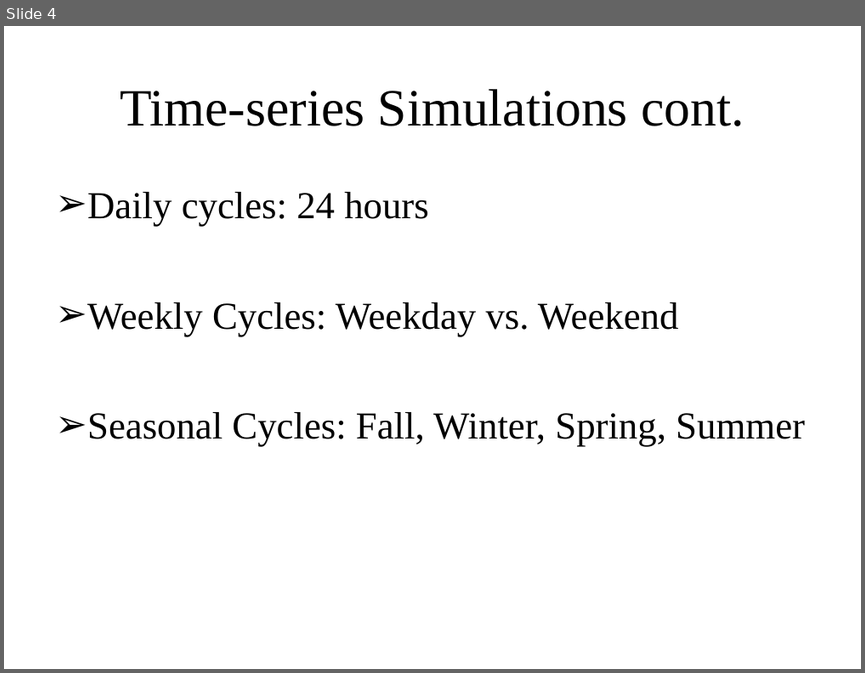
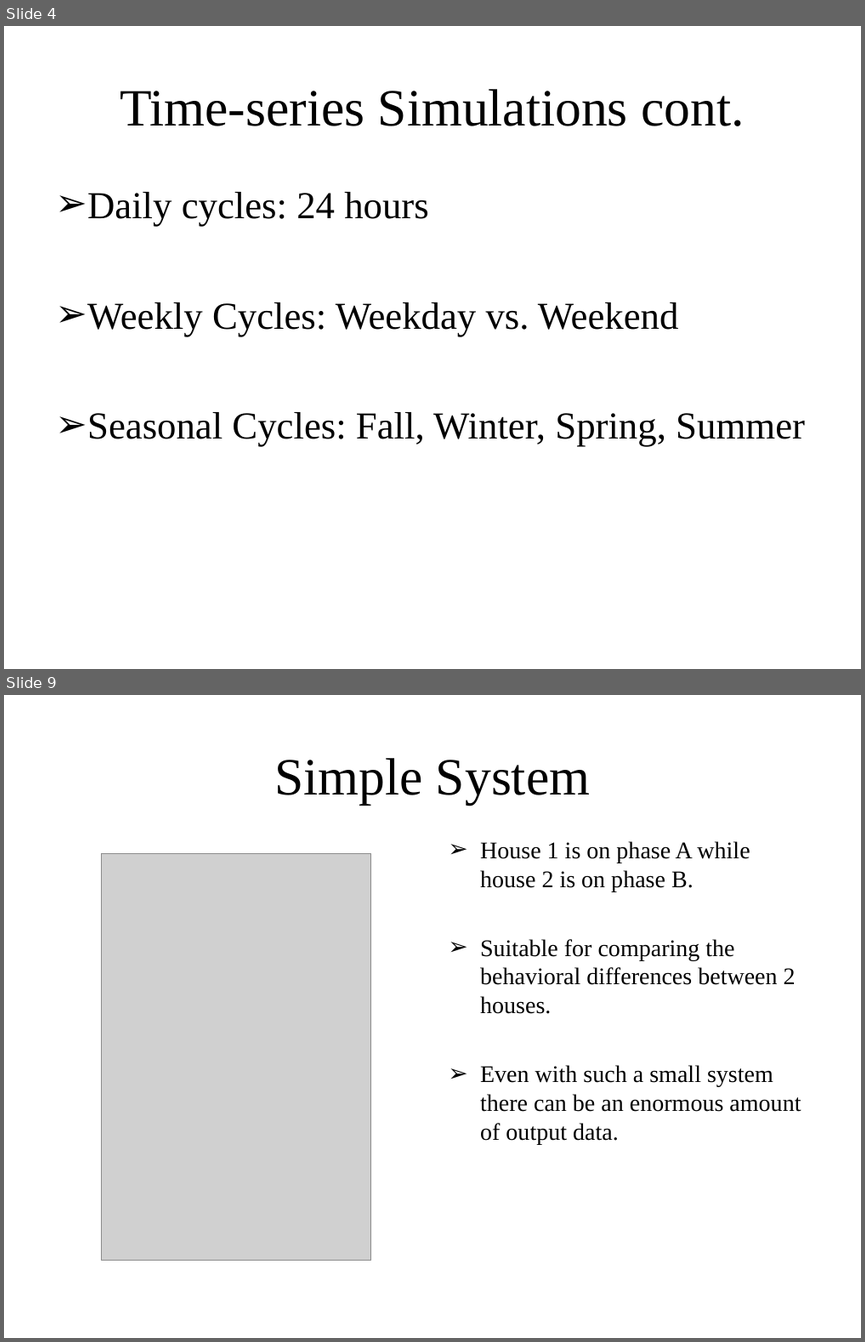
Before and after one commit to gridlab-d/course, a slide deck: Distribution Analysis Course/1.0 - Anual Analysis.ppt. Shown one above the other, each under a label of ours: slide 4 before the commit, slides 4 and 9 after it; the slides between them are not shown. The pictures are 865x673 and 865x1342 pixels, drawn with LibreOffice and Linux fonts; fonts in the diff are those of the drawing; grey boxes stand for pictures. Boxes give left, top, right and bottom in pixels: in the first picture for what was removed or moved away, otherwise in the second. Text is boxed around its words. In the diff, an @@ line names an element or a change of style, - is before the commit and + after.

```diff
--- a/Distribution Analysis Course/1.0 - Anual Analysis.ppt
+++ b/Distribution Analysis Course/1.0 - Anual Analysis.ppt
@@ slide 9 added at <box>4,695,861,1338</box>, background #FFFFFF @@
@@ title added at <box>274,758,590,805</box>, 44 pt, text #000000 @@
+Simple System
@@ text added at <box>480,841,800,1144</box>, 20 pt, text #000000 @@
+➢ House 1 is on phase A while house 2 is on phase B.
+➢ Suitable for comparing the behavioral differences between 2 houses.
+➢ Even with such a small system there can be an enormous amount of output data.
@@ picture added at <box>102,853,370,1259</box> @@
```
Also in this commit, not shown: 1 slide changed, 6 other slides added, 3 slides removed.
